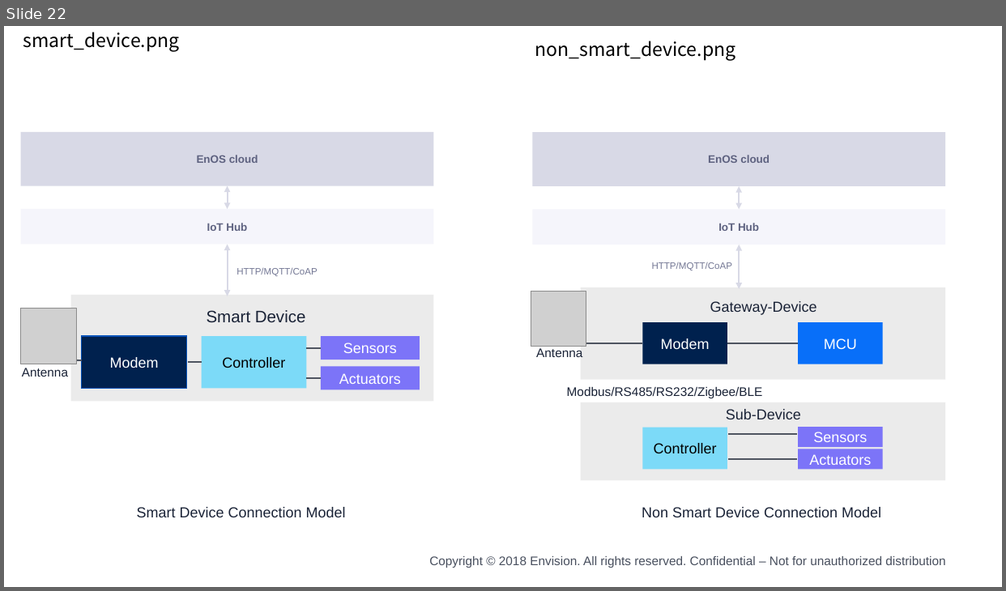
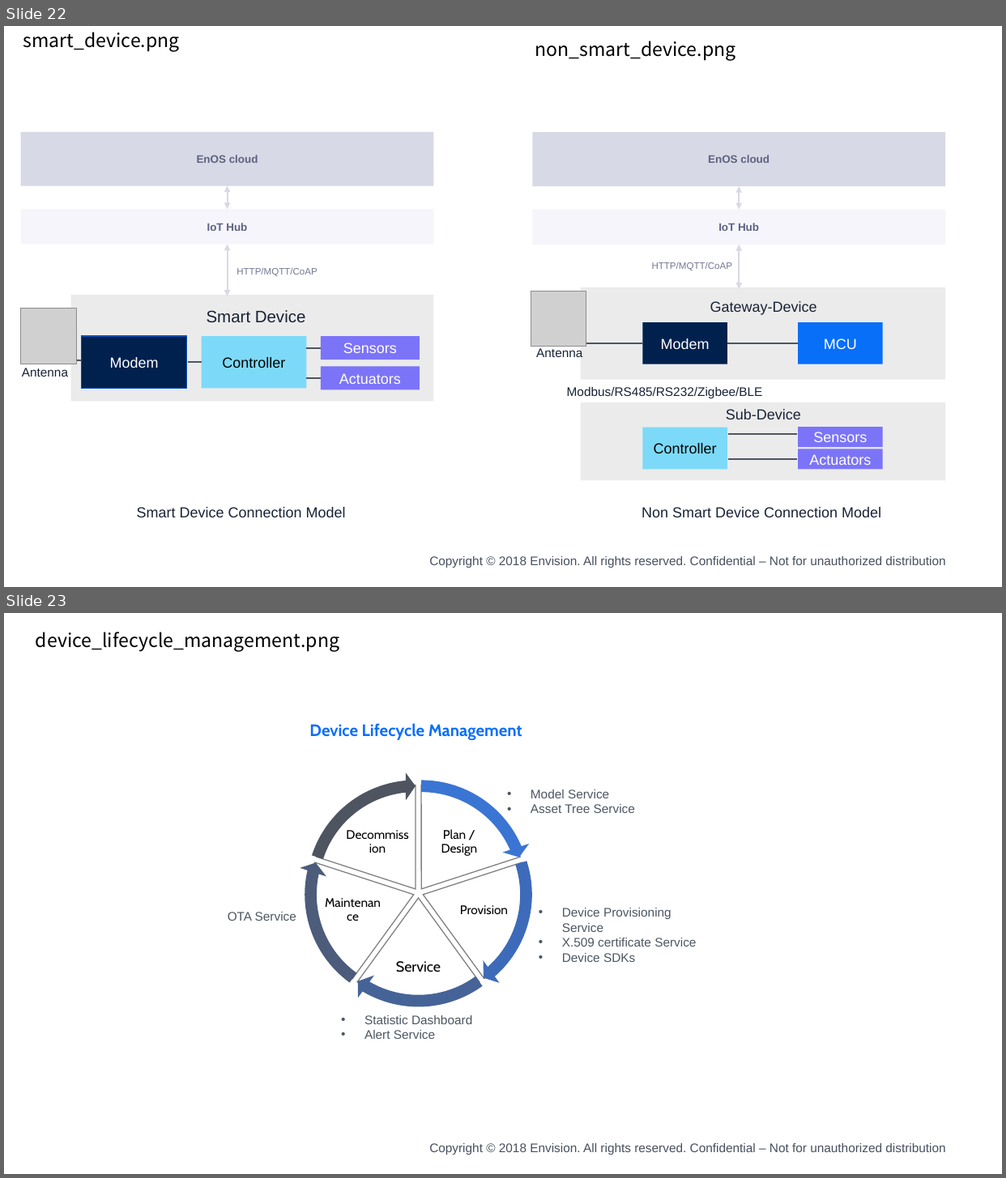
Before and after one commit to kikuchiyo/device_connection_en, a slide deck: media/device_en.pptx. Shown one above the other, each under a label of ours: slide 22 before the commit, slides 22 and 23 after it. The pictures are 1006x591 and 1006x1178 pixels, drawn with LibreOffice and Linux fonts; fonts in the diff are those of the drawing; grey boxes stand for pictures; background and template pictures are left out. Boxes give left, top, right and bottom in pixels: in the first picture for what was removed or moved away, otherwise in the second. Text is boxed around its words. In the diff, an @@ line names an element or a change of style, - is before the commit and + after.

```diff
--- a/media/device_en.pptx
+++ b/media/device_en.pptx
@@ slide 23 added at [4,613,1002,1174], background #FFFFFF; not listed: 1 template element that a slide beside it also shows @@
@@ text added at [36,632,339,652], 18 pt, text #000000 @@
+device_lifecycle_management.png
@@ group added at [228,723,696,1039]: 10 texts, 5 pie slice (boxed as its full ellipse)s, 5 circular arrows @@
+Plan / Design
+Provision
+Service
+Maintenance
+Decommission
+• Model Service
+• Asset Tree Service
+• Device Provisioning Service
+• X.509 certificate Service
+• Device SDKs
+• Statistic Dashboard
+• Alert Service
+Device Lifecycle Management
+OTA Service
```
Also in this commit, not shown: 5 slides changed, 3 other slides added, 3 slides removed, 22 other files.
